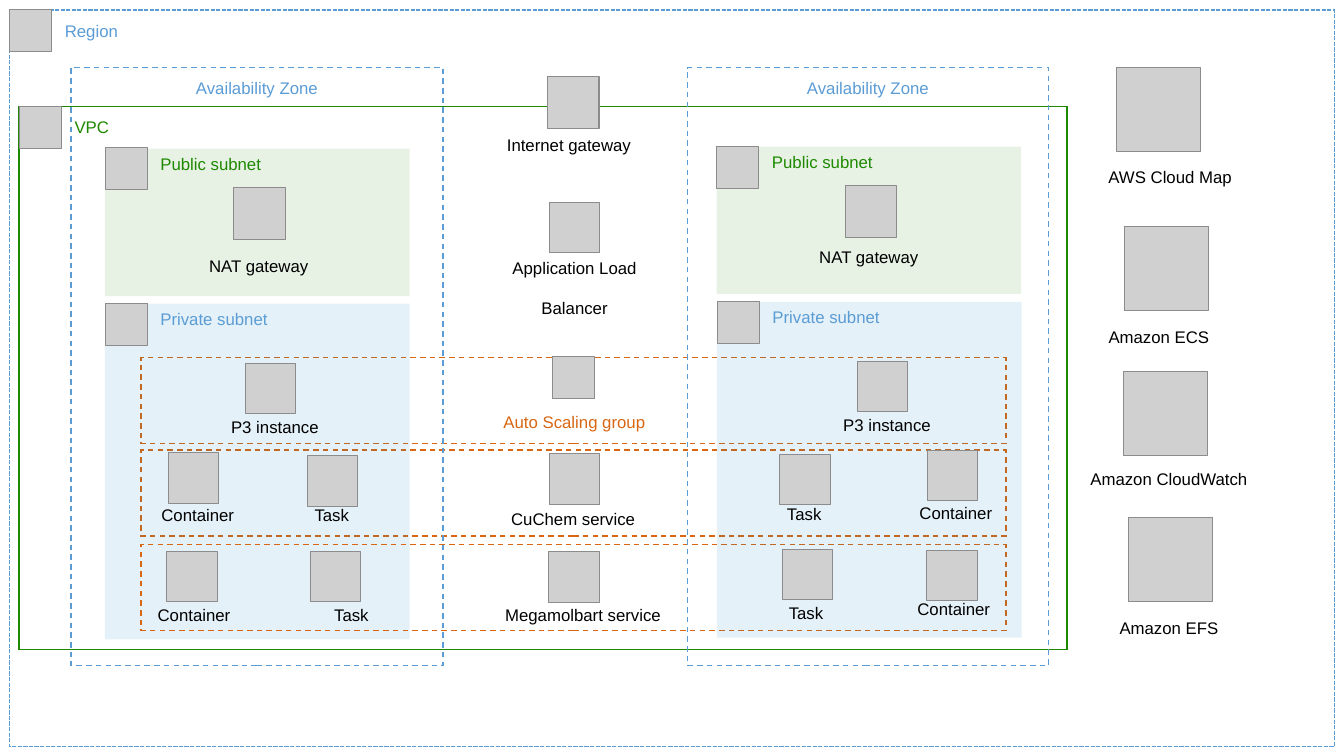
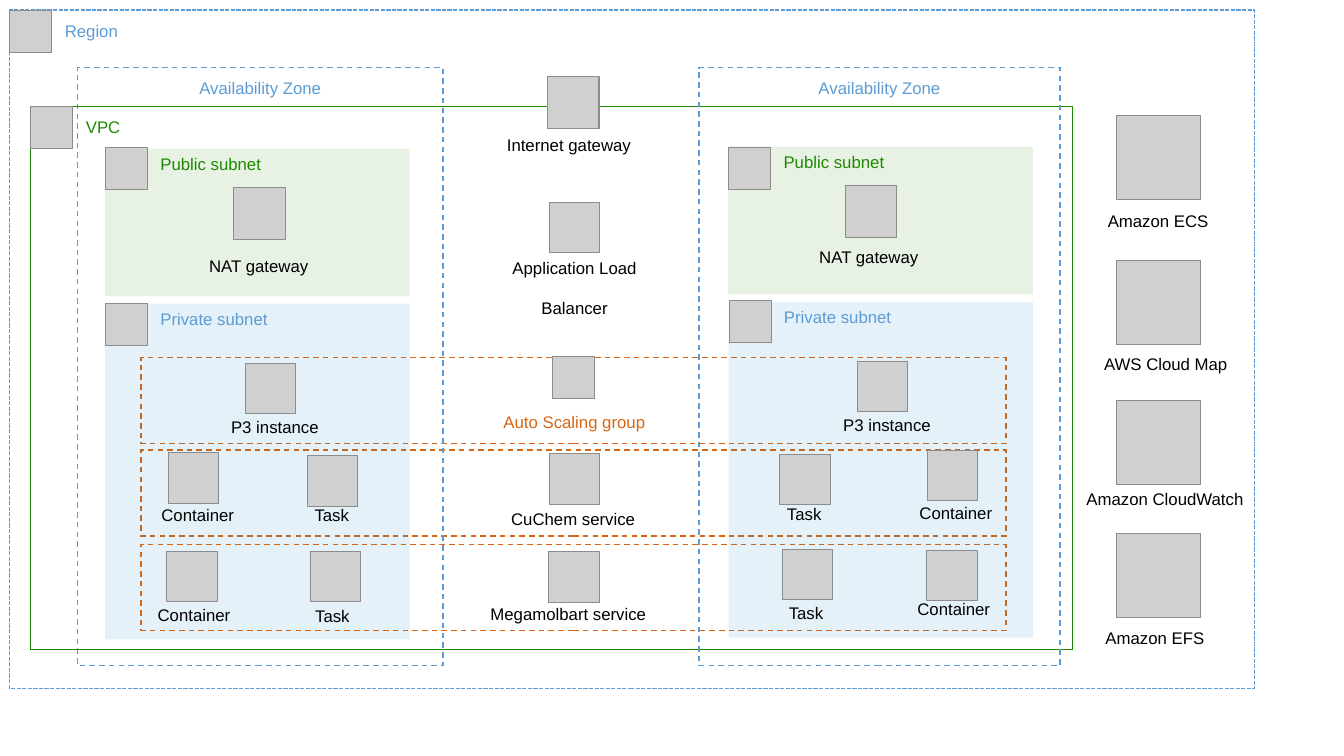
Before and after one commit to troy-ameigh/quickstart-nvidia-cheminformatics, a slide deck: slide 1 of docs/deployment_guide/images/nvidia-chem-architecture-diagram.pptx. Drawn at 1344x756 pixels with LibreOffice and Linux fonts; fonts in the diff are those of the drawing; grey boxes stand for pictures. Boxes give left, top, right and bottom in pixels: in the first picture for what was removed or moved away, otherwise in the second. Text is boxed around its words. In the diff, an @@ line names an element or a change of style, - is before the commit and + after.

```diff
--- a/docs/deployment_guide/images/nvidia-chem-architecture-diagram.pptx
+++ b/docs/deployment_guide/images/nvidia-chem-architecture-diagram.pptx
@@ rectangle "Region": place and size @@
-rectangle "Region" at [9, 10, 1335, 746]
+rectangle "Region" at [9, 10, 1255, 689]
@@ rectangle "Availability Zone": place and size @@
-rectangle "Availability Zone" at [71, 68, 443, 665]
+rectangle "Availability Zone" at [78, 68, 444, 665]
@@ 3 pictures, 3 rectangles: place and size @@
-3 pictures, 3 rectangles at [19, 68, 1049, 665]
+3 pictures, 3 rectangles at [30, 68, 1061, 665]
@@ rectangle "VPC": place and size @@
-rectangle "VPC" at [19, 107, 1068, 650]
+rectangle "VPC" at [30, 107, 1073, 650]
@@ picture: place and size @@
-picture at [1124, 226, 1208, 310]
+picture at [1117, 115, 1201, 199]
@@ text "Amazon ECS": place and size @@
-text "Amazon ECS" at [1109, 331, 1209, 343]
+text "Amazon ECS" at [1108, 215, 1208, 227]
@@ picture: place and size @@
-picture at [1117, 68, 1201, 151]
+picture at [1117, 260, 1201, 344]
@@ text "AWS Cloud Map": place and size @@
-text "AWS Cloud Map" at [1108, 171, 1232, 187]
+text "AWS Cloud Map" at [1104, 358, 1228, 374]
@@ picture: place and size @@
-picture at [1124, 372, 1208, 456]
+picture at [1117, 400, 1201, 484]
@@ text "Amazon CloudWatch": place and size @@
-text "Amazon CloudWatch" at [1090, 473, 1248, 485]
+text "Amazon CloudWatch" at [1086, 493, 1244, 505]
@@ picture: place and size @@
-picture at [1128, 518, 1212, 602]
+picture at [1116, 534, 1200, 618]
@@ text "Megamolbart service": place and size @@
-text "Megamolbart service" at [505, 609, 661, 625]
+text "Megamolbart service" at [490, 608, 646, 624]
@@ text "Task": place and size @@
-text "Task" at [334, 609, 368, 621]
+text "Task" at [315, 610, 349, 622]
@@ text "Amazon EFS": place and size @@
-text "Amazon EFS" at [1120, 622, 1219, 634]
+text "Amazon EFS" at [1105, 632, 1205, 644]
```
Also in this commit, not shown: 3 other files.
